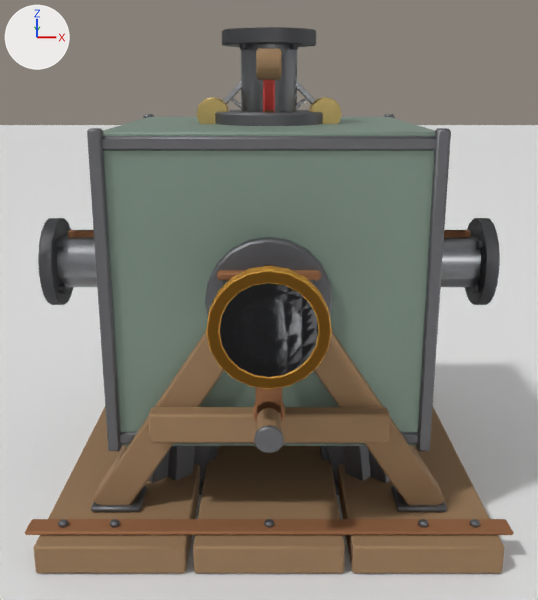
The Blender file Art/feKinetic/feKinetic.blend, before and after one commit.
Before and after are seen from a 50 mm lens placed at (0.0, -1.673, 0.895), pointed at (0.0, -0.023, 0.414). Every picture has the same lights, and +X, +Y and +Z are marked at upper left. The older version comes first.

In view in the first picture: 'FeSpinOut_Inverter', 'FeSpin_Gauge2', 'FeSpin_Gauge3', 'FeSpin_Gauge4', 'FeSpin_Gauge5', 'FeSpin_Shaft', 'FeSpin_x0.5_Governor', 'feCrank_Rotor', 'feGearbox_Base', 'fePreviewFloor', 'feTorqueCrank_Base', 'feTorqueRegulator_Base' and 8 more.
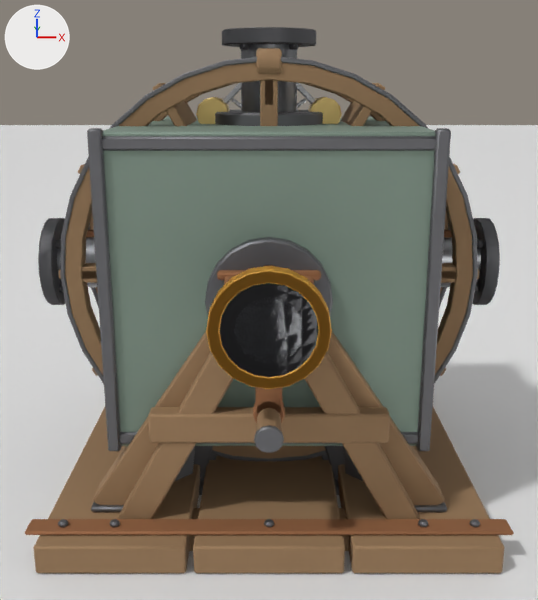
The change, as a diff of the scene's bpy script:
```diff
--- a/Art/feKinetic/feKinetic.blend.py
+++ b/Art/feKinetic/feKinetic.blend.py
@@ me_fewaterwheel_base @@
+me_fewaterwheel_base.from_pydata(...)  # 80 vertices, 60 faces; spans x -0.33..0.33, y -0.39..0.39, z -0.015..0.558
+me_fewaterwheel_base.polygons.foreach_set('use_smooth', [True] * 60)
+# faces by material slot: [36, 12, 12]
+me_fewaterwheel_base.materials.append(mat_fekin_wood)  # brown #957655
+me_fewaterwheel_base.materials.append(mat_fekin_iron)  # grey #6f6f73
+me_fewaterwheel_base.materials.append(mat_fekin_rust)  # brown #996945
@@ me_fespin_waterwheel @@
+me_fespin_waterwheel.from_pydata(...)  # 1024 vertices, 854 faces; spans x -0.45..0.45, y -0.5..0.5, z -0.45..0.45
+me_fespin_waterwheel.polygons.foreach_set('use_smooth', [True] * 854)
+# faces by material slot: [442, 364, 36, 12]
+me_fespin_waterwheel.materials.append(mat_fekin_wood)  # brown #957655
+me_fespin_waterwheel.materials.append(mat_fekin_iron)  # grey #6f6f73
+me_fespin_waterwheel.materials.append(mat_fekin_steel)  # grey #adafb3
+me_fespin_waterwheel.materials.append(mat_fekin_rust)  # brown #996945
@@ ob_fespin_waterwheel @@
+ob_fespin_waterwheel = bpy.data.objects.new('FeSpin_WaterWheel', me_fespin_waterwheel)
+ob_fespin_waterwheel.parent = ob_fewaterwheel_base
+ob_fespin_waterwheel.location = (0.0, 0.0, 0.5)
+_m = ob_fespin_waterwheel.modifiers.new('Bevel', 'BEVEL')
+_m.width = 0.002
+_m.width_pct = 0.002
@@ ob_fewaterwheel_base @@
+ob_fewaterwheel_base = bpy.data.objects.new('feWaterWheel_Base', me_fewaterwheel_base)
+ob_fewaterwheel_base.location = (0.0, 0.0, 0.0)
+_m = ob_fewaterwheel_base.modifiers.new('Bevel', 'BEVEL')
+_m.width = 0.004
+_m.width_pct = 0.004
```

What differs and where, as boxes [x1, y1, x2, y2] in the pictures (538 x 600 px):
'FeSpin_WaterWheel', added
    after: [58, 57, 480, 461]
    faces in mat_fekin_wood (brown #957655): [58, 63, 480, 459]
    faces in mat_fekin_iron (grey #6f6f73): [60, 57, 478, 461]
    faces in mat_fekin_steel (grey #adafb3): [234, 298, 303, 363]
'feWaterWheel_Base', added
    after: [118, 276, 420, 551]
    faces in mat_fekin_wood (brown #957655): [118, 352, 420, 551]
'feTorqueRegulator_Base', unchanged, covered by the edit
    before: [167, 446, 371, 481]
    after: [175, 446, 363, 481]
